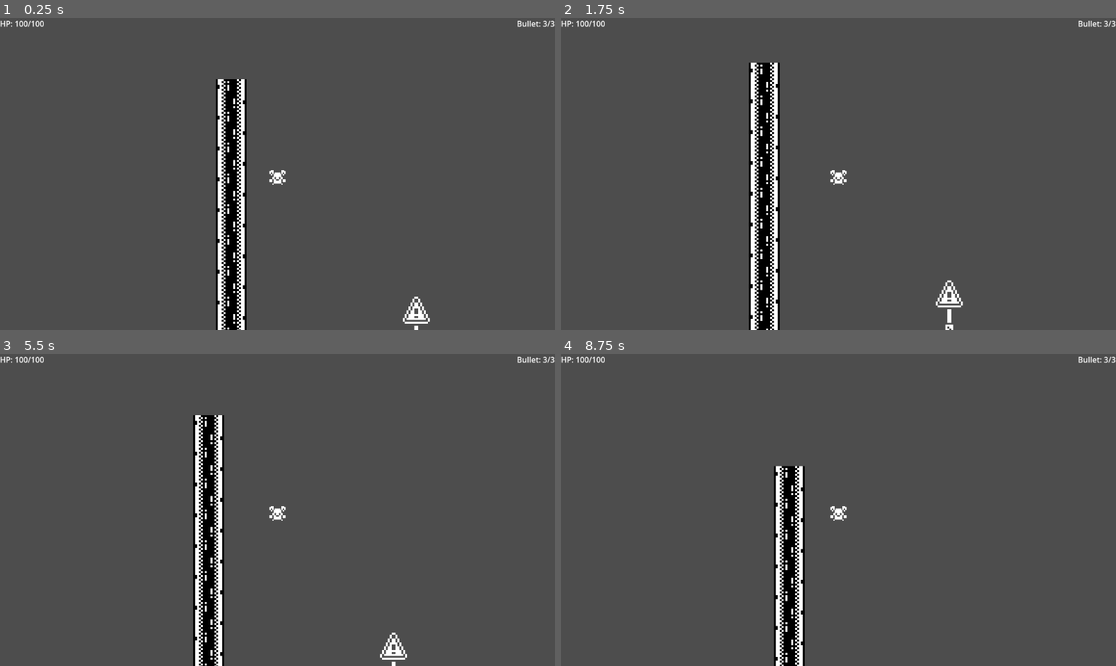
Above: before the commit, frames 1-4 (two rows, left to right).
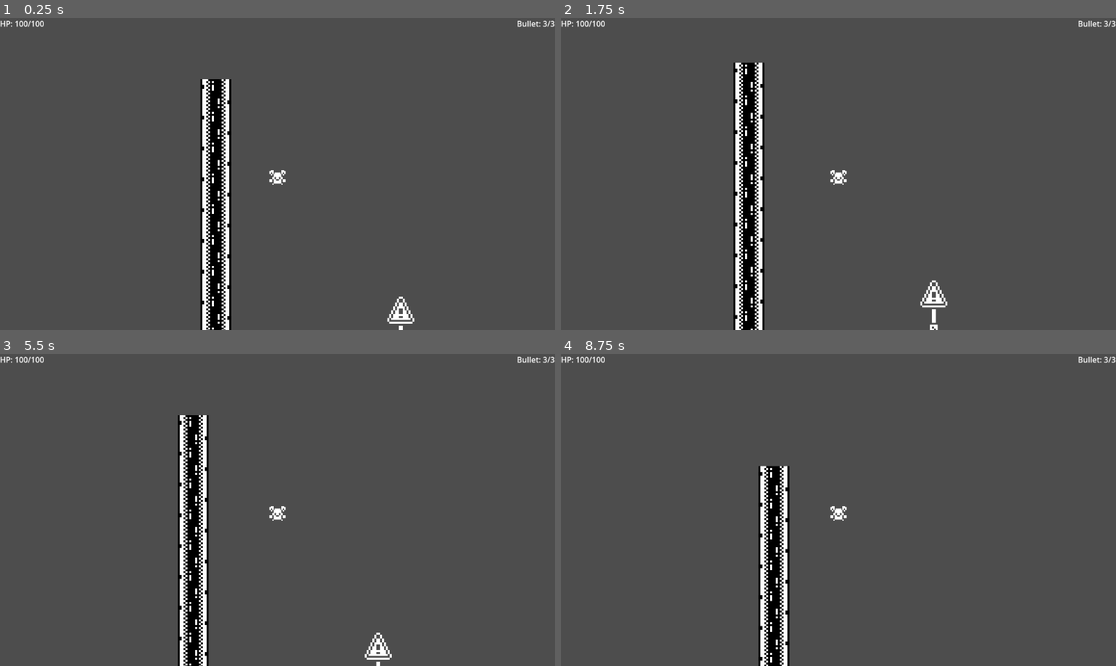
Above: after the commit, the same moments.

Repository: bima335/Prototype_pltfrmr
Game: Godot game, scene res://Scenes/Player/player.tscn
Two runs of this game, one before a commit and one after it. Both use one fixed random seed, a clock stepped at 60 frames per second and the inputs below.
Inputs (mouse positions are in pixels of both pictures, inside the frame that each line leads up to):
- Up to frame 1 (0.25 s): no input
- Up to frame 2 (1.75 s): move the mouse to (960, 158) at 0.52 s; hold D (right) from 0.53 s (still down); right-click (960, 158) at 0.6 s; tap Space (jump) at 0.77, 1.52 s; move the mouse to (727, 189) at 1.27 s; click (727, 189) at 1.35 s
- Up to frame 3 (5.5 s): move the mouse to (333, 441) at 2.02 s; release D (right) at 2.03 s; hold A (left) 2.03-2.78 s; right-click (333, 441) at 2.1 s; move the mouse to (249, 572) at 2.77 s; hold D (right) 2.78-4.28 s; click (249, 572) at 2.85 s; tap Space (jump) at 3.02, 3.77, 4.52 s; move the mouse to (444, 556) at 3.52 s; right-click (444, 556) at 3.6 s; move the mouse to (111, 463) at 4.27 s; hold A (left) 4.28-5.03 s; click (111, 463) at 4.35 s; move the mouse to (305, 510) at 5.02 s; hold D (right) from 5.03 s (still down); right-click (305, 510) at 5.1 s
- Up to frame 4 (8.75 s): move the mouse to (755, 432) at 5.77 s; release D (right) at 5.78 s; hold A (left) 5.78-7.28 s; click (755, 432) at 5.85 s; tap Space (jump) at 6.02, 6.77, 7.52 s; move the mouse to (960, 494) at 6.52 s; right-click (960, 494) at 6.6 s; move the mouse to (727, 525) at 7.27 s; hold D (right) from 7.28 s (still down); click (727, 525) at 7.35 s; move the mouse to (894, 441) at 8.02 s; right-click (894, 441) at 8.1 s

The runs differ from the first frame. In frame 1, 5.7% of the frame differs, in the area x 36-78%, y 19-100%; in frame 2, 6.3%, in the area x 31-73%, y 14-100%; in frame 3, 5.7%; in frame 4, 4.3%.

Commit message:
simple checkpoint

Diff:
--- a/Scenes/Area/area_1.tscn
+++ b/Scenes/Area/area_1.tscn
@@ -9,6 +9,7 @@
 [ext_resource type="PackedScene" uid="uid://lo8omo5dx6x4" path="res://Scenes/Mobs/enemy_bullet.tscn" id="5_twemq"]
 [ext_resource type="PackedScene" uid="uid://bmyrmp4iob0t7" path="res://Scenes/Area/death_area.tscn" id="7_q4pu4"]
 [ext_resource type="PackedScene" uid="uid://mmlmbqy2l52f" path="res://Scenes/Mobs/crusher.tscn" id="9_v0wvy"]
+[ext_resource type="PackedScene" uid="uid://cnq41aadxkicw" path="res://Scenes/Management/checkpoint.tscn" id="10_8lnsc"]
 
 [sub_resource type="TileSetAtlasSource" id="TileSetAtlasSource_stscf"]
 texture = ExtResource("1_uxfmf")
@@ -1309,5 +1310,8 @@
 [node name="Crusher" parent="." instance=ExtResource("9_v0wvy")]
 position = Vector2(653, 584)
 
+[node name="Checkpoint" parent="." instance=ExtResource("10_8lnsc")]
+position = Vector2(285, 535)
+
 [connection signal="body_entered" from="Enemy/Area2D" to="Enemy" method="_on_area_2d_body_entered"]
 [connection signal="body_exited" from="Enemy/Area2D" to="Enemy" method="_on_area_2d_body_exited"]
--- /dev/null
+++ b/Scenes/Management/checkpoint.tscn
@@ -0,0 +1,14 @@
+[gd_scene load_steps=3 format=3 uid="uid://cnq41aadxkicw"]
+
+[ext_resource type="Script" uid="uid://2vibk6hwfr46" path="res://Scripts/Management/checkpoint.gd" id="1_jmxaf"]
+
+[sub_resource type="RectangleShape2D" id="RectangleShape2D_g6t6l"]
+size = Vector2(12, 175.5)
+
+[node name="Checkpoint" type="Area2D"]
+script = ExtResource("1_jmxaf")
+
+[node name="CollisionShape2D" type="CollisionShape2D" parent="."]
+shape = SubResource("RectangleShape2D_g6t6l")
+
+[connection signal="body_entered" from="." to="." method="_on_body_entered"]
--- a/Scenes/Management/controller.tscn
+++ b/Scenes/Management/controller.tscn
@@ -6,5 +6,6 @@
 script = ExtResource("1_aa72r")
 
 [connection signal="Bullet_change" from="." to="." method="_on_bullet_change"]
+[connection signal="Checkpoint" from="." to="." method="_on_checkpoint"]
 [connection signal="Enemy_hitted" from="." to="." method="_on_enemy_hitted"]
 [connection signal="Player_hitted" from="." to="." method="_on_player_hitted"]
--- /dev/null
+++ b/Scripts/Management/checkpoint.gd
@@ -0,0 +1,10 @@
+extends Area2D
+
+
+func _on_body_entered(body: Node2D) -> void:
+	if body.name == "Player":
+		Controller.Player_current_x_position = global_position.x
+		Controller.Player_current_y_position = global_position.y
+		Controller.Player_checkpoint_hp = Controller.Player_current_hp
+		Controller.Player_checkpoint_bullet = Controller.Player_current_bullet
+		Controller.is_checkpoint = true
--- a/Scripts/Management/controller.gd
+++ b/Scripts/Management/controller.gd
@@ -3,17 +3,22 @@
 signal Player_hitted(damage)
 signal Enemy_hitted(hp)
 signal Bullet_change(state, amount)
+signal Checkpoint(x,y)
 
 const player = preload("res://Scenes/Player/player.tscn")
 const area1 = preload("res://Scenes/Area/area_1.tscn")
 
 @export var Player_max_hp = 100
 var Player_current_hp = Player_max_hp
+var Player_checkpoint_hp = Player_current_hp
 @export var Player_max_bullet = 3
 var Player_current_bullet = Player_max_bullet
+var Player_checkpoint_bullet = Player_current_bullet
 var Bullet_ready := true
+var is_checkpoint := false
 
-var Player_current_position = player.instantiate().position
+var Player_current_y_position = player.instantiate().position.y + 500
+var Player_current_x_position = player.instantiate().global_position.x + 120
 
 var is_die = false
 var wait_time := 0
@@ -29,9 +34,12 @@
 
 func die_and_reset():
 	is_die = false
-	Player_current_hp = Player_max_hp
-	Player_current_bullet = Player_max_bullet
-	get_tree().reload_current_scene()
+	if is_checkpoint  == false:
+		Player_current_hp = Player_max_hp
+		Player_current_bullet = Player_max_bullet
+		get_tree().call_deferred("reload_current_scene")
+	else:
+		reset_by_checkpoint()
 
 func toggle_pause():
 	if is_die:
@@ -63,3 +71,10 @@
 			Player_current_bullet += amount
 		else:
 			print("Bullet full")
+
+
+func reset_by_checkpoint():
+	Player_current_hp = Player_checkpoint_hp
+	Player_current_bullet = Player_checkpoint_bullet
+	get_tree().call_deferred("reload_current_scene")
+	print("g")
--- a/Scripts/Player/player.gd
+++ b/Scripts/Player/player.gd
@@ -17,7 +17,8 @@
 var target_position = Vector2()
 
 func _ready() -> void:
-	position.y = Controller.Player_current_position.y + 500
+	position.x = Controller.Player_current_x_position
+	position.y = Controller.Player_current_y_position
 	$AnimatedSprite2D.play("Idle")
 	add_to_group("pausable")
 
Not shown: 1 places in Scenes/Area/area_1.tscn that only renumber resources
Not shown, added: Scripts/Management/checkpoint.gd.uid
